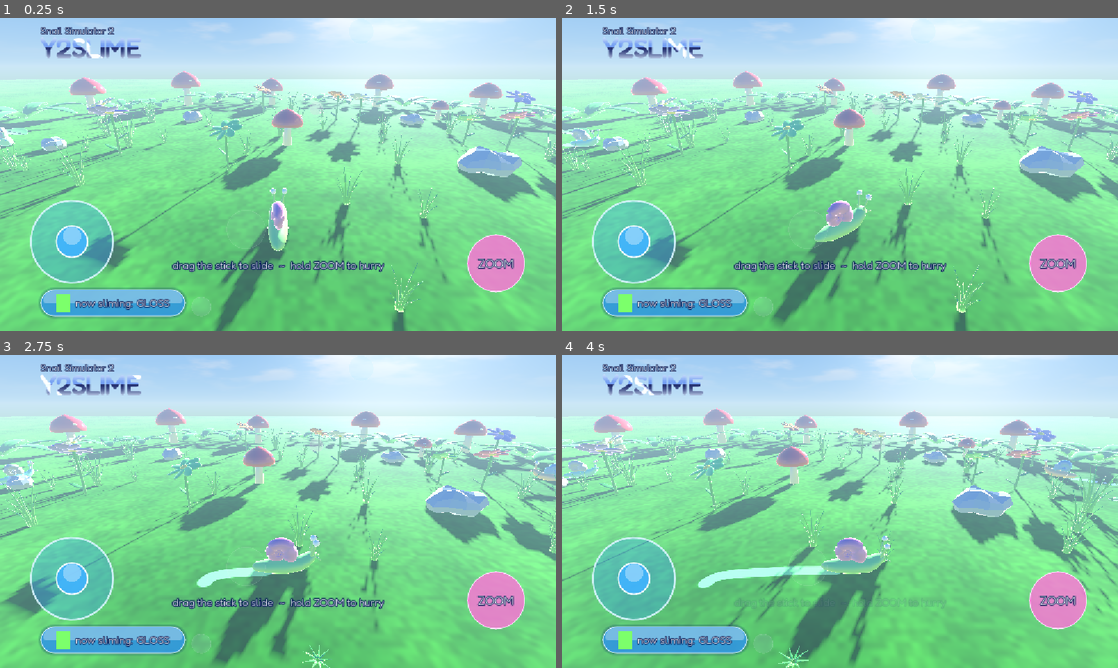
Above: before the commit, frames 1-4 (two rows, left to right).
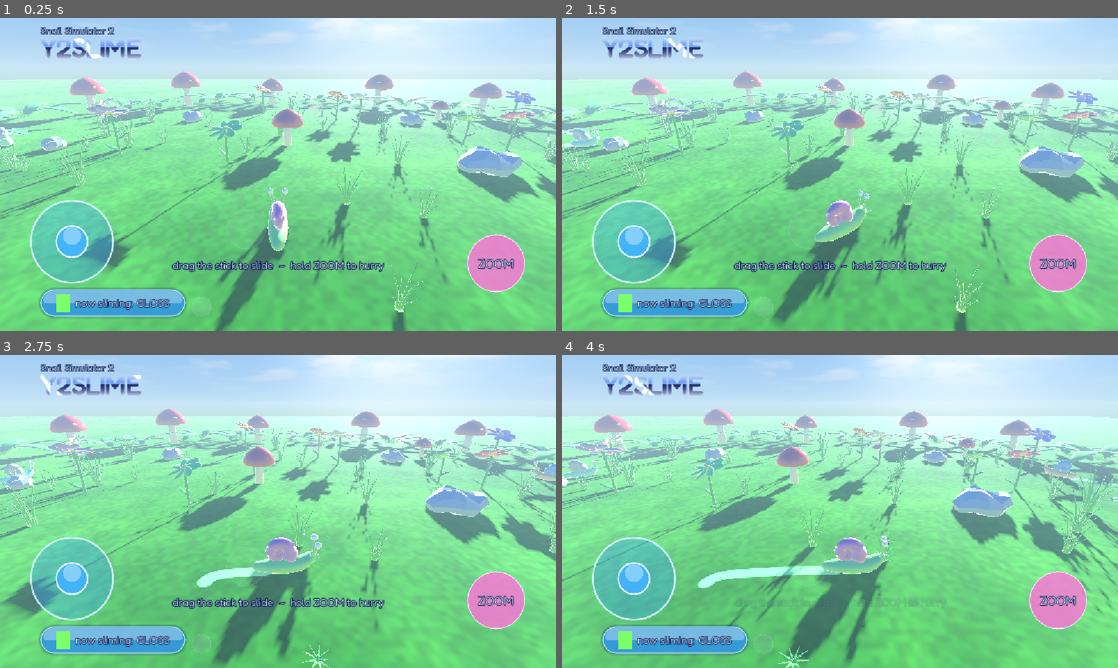
Above: after the commit, the same moments.

Repository: mcfredrick/y2slime
Game: Godot game, scene res://scenes/Main.tscn
The game is run twice, just before and just after one commit, with the same random seed, the same clock (stepped at 60 frames per second) and the same inputs.
Inputs (mouse positions are in pixels of both pictures, inside the frame that each line leads up to):
- Up to frame 1 (0.25 s): no input
- Up to frame 2 (1.5 s): click "ZOOM" at 0.5 s; move the mouse to (962, 158) at 1.27 s; hold Right (ui_right) from 1.28 s (still down); hold Shift from 1.28 s (still down); click (962, 158) at 1.42 s
- Up to frame 3 (2.75 s): release Right (ui_right) at 2 s; release Shift at 2 s; drag from (166, 527) to (250, 574) at 2.02 s
- Up to frame 4 (4 s): move the mouse to (895, 442) at 2.77 s; hold Right (ui_right) 2.78-3.5 s; hold Shift 2.78-3.5 s; drag from (812, 574) to (673, 464) at 3.52 s

The runs differ from the first frame. In frame 1, 0.2% of the frame differs, in the area x 0-52%, y 35-86%; in frame 2, 0.3%; in frame 3, 0.3%, in the area x 1-100%, y 33-97%; in frame 4, 0.3%.

Commit message:
Warm up the boop sparkle and chat bubbles at startup
Browsers compile each shader on its first draw and Label3D rasterizes
glyphs on first use, so the first boop and the first chat line froze the
game for a moment. Draw one sparkle and every chat line out of sight
under the ground during the opening frames. The sparkle now shares one
mesh and material across bursts.

Co-Authored-By: Claude Opus 5.5 <noreply@anthropic.com>
Claude-Session: https://claude.ai/code/session_01LWZfuZVreog4K8b2hM75nZ

Diff:
--- a/godot_web_game/scenes/Main.gd
+++ b/godot_web_game/scenes/Main.gd
@@ -22,7 +22,29 @@
 	hud.setup(camera, Garden.SUN, "--touch" in OS.get_cmdline_user_args())
 	hud.show_slime(garden.player.slime_color, garden.player.slime_style)
 	garden.player_slime_changed.connect(hud.show_slime)
+	_warm_up()
 	DebugArgs.apply(debug, self)
+
+
+## Browsers compile each shader the first time it draws, and Label3D rasterizes glyphs on first
+## use, which froze the game for a moment at the first boop and the first chat bubble. Draw a
+## sparkle and every chat line once under the ground, out of sight, while the garden first loads.
+func _warm_up() -> void:
+	var under := garden.player.ground + Vector2(0, -2.5)
+	# Deep enough that the stars never rise through the ground.
+	Fx.sparkle(garden, under, -3.0)
+	var bubble := Snail.make_bubble()
+	var lines: Array = []
+	for kind in GameData.load_json("chat"):
+		lines.append_array(GameData.chat(kind))
+	bubble.text = "\n".join(lines)
+	bubble.modulate.a = 0.01
+	bubble.outline_modulate.a = 0.01
+	bubble.position = Vector3(under.x, -1.0, under.y)
+	garden.add_child(bubble)
+	for i in 3:
+		await get_tree().process_frame
+	bubble.queue_free()
 
 
 func _physics_process(delta: float) -> void:
--- a/godot_web_game/scripts/world/fx.gd
+++ b/godot_web_game/scripts/world/fx.gd
@@ -1,23 +1,13 @@
 ## Little one-shot effects.
 class_name Fx
 
-static var _star: Texture2D
+static var _star: QuadMesh
 
 
-## A burst of twinkling stars at a ground point, for boops.
-static func sparkle(parent: Node3D, at: Vector2) -> void:
+## A burst of twinkling stars above a ground point, for boops.
+static func sparkle(parent: Node3D, at: Vector2, height := 0.45) -> void:
 	var p := CPUParticles3D.new()
-	var quad := QuadMesh.new()
-	quad.size = Vector2.ONE * 0.18
-	var mat := StandardMaterial3D.new()
-	mat.albedo_texture = _star_texture()
-	mat.transparency = BaseMaterial3D.TRANSPARENCY_ALPHA
-	mat.blend_mode = BaseMaterial3D.BLEND_MODE_ADD
-	mat.shading_mode = BaseMaterial3D.SHADING_MODE_UNSHADED
-	mat.billboard_mode = BaseMaterial3D.BILLBOARD_PARTICLES
-	mat.vertex_color_use_as_albedo = true
-	quad.material = mat
-	p.mesh = quad
+	p.mesh = _star_quad()
 	p.one_shot = true
 	p.explosiveness = 0.9
 	p.amount = 24
@@ -33,13 +23,13 @@
 	ramp.offsets = PackedFloat32Array([0.0, 0.3, 0.6, 1.0])
 	ramp.colors = PackedColorArray([Color(1, 1, 1), Color(1, 0.6, 0.95), Color(0.5, 0.9, 1), Color(0.5, 0.9, 1, 0)])
 	p.color_ramp = ramp
-	p.position = Vector3(at.x, 0.45, at.y)
+	p.position = Vector3(at.x, height, at.y)
 	p.finished.connect(p.queue_free)
 	parent.add_child(p)
 	p.emitting = true
 
 
-static func _star_texture() -> Texture2D:
+static func _star_quad() -> QuadMesh:
 	if _star == null:
 		var g := Gradient.new()
 		g.offsets = PackedFloat32Array([0.0, 0.25, 1.0])
@@ -49,5 +39,14 @@
 		tex.fill = GradientTexture2D.FILL_RADIAL
 		tex.fill_from = Vector2(0.5, 0.5)
 		tex.fill_to = Vector2(1.0, 0.5)
-		_star = tex
+		var mat := StandardMaterial3D.new()
+		mat.albedo_texture = tex
+		mat.transparency = BaseMaterial3D.TRANSPARENCY_ALPHA
+		mat.blend_mode = BaseMaterial3D.BLEND_MODE_ADD
+		mat.shading_mode = BaseMaterial3D.SHADING_MODE_UNSHADED
+		mat.billboard_mode = BaseMaterial3D.BILLBOARD_PARTICLES
+		mat.vertex_color_use_as_albedo = true
+		_star = QuadMesh.new()
+		_star.size = Vector2.ONE * 0.18
+		_star.material = mat
 	return _star
--- a/godot_web_game/scripts/world/snail.gd
+++ b/godot_web_game/scripts/world/snail.gd
@@ -52,18 +52,23 @@
 	s.add_child(s._model)
 	s._antennae = [s._model.find_child("*antenna_l", true, false), s._model.find_child("*antenna_r", true, false)]
 	s._foot = s._model.find_child("*foot_body", true, false)
-	s._bubble = Label3D.new()
-	s._bubble.billboard = BaseMaterial3D.BILLBOARD_ENABLED
+	s._bubble = make_bubble()
 	s._bubble.position = Vector3(0, 1.25, 0)
-	s._bubble.font_size = 44
-	s._bubble.pixel_size = 0.004
-	s._bubble.outline_size = 14
-	s._bubble.modulate = Color(0.05, 0.1, 0.35)
-	s._bubble.outline_modulate = Color(0.85, 0.97, 1.0)
-	s._bubble.no_depth_test = true
 	s._bubble.visible = false
 	s.add_child(s._bubble)
 	return s
+
+
+static func make_bubble() -> Label3D:
+	var bubble := Label3D.new()
+	bubble.billboard = BaseMaterial3D.BILLBOARD_ENABLED
+	bubble.font_size = 44
+	bubble.pixel_size = 0.004
+	bubble.outline_size = 14
+	bubble.modulate = Color(0.05, 0.1, 0.35)
+	bubble.outline_modulate = Color(0.85, 0.97, 1.0)
+	bubble.no_depth_test = true
+	return bubble
 
 
 func head() -> Vector2:
